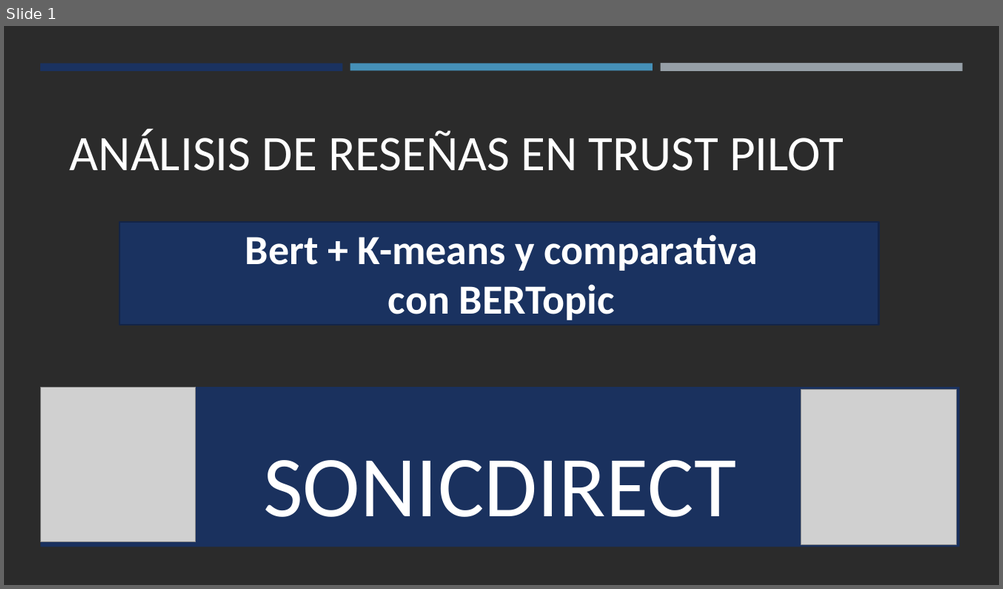
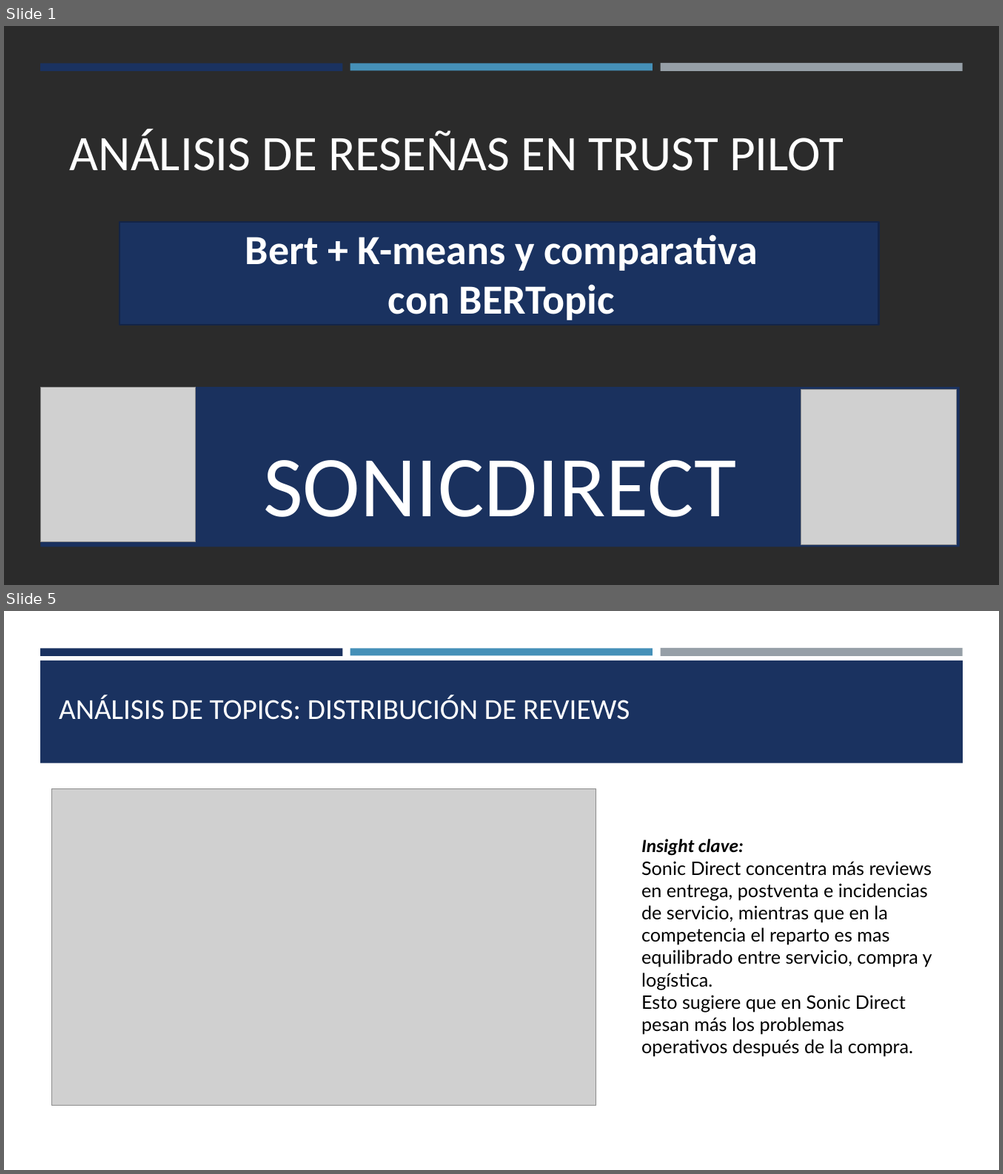
Before and after one commit to OscarFdz24/Proyecto_DeepLearning_NLP_Oscar_Fernandez, a slide deck: Análisis de reseñas en Trust Pilot.pptx. Shown one above the other, each under a label of ours: slide 1 before the commit, slides 1 and 5 after it; the slides between them are not shown. The pictures are 1003x589 and 1003x1174 pixels, drawn with LibreOffice and Linux fonts; fonts in the diff are those of the drawing; grey boxes stand for pictures; background and template pictures are left out; a plain dark background stands for a picture behind light text. Boxes give left, top, right and bottom in pixels: in the first picture for what was removed or moved away, otherwise in the second. Text is boxed around its words. In the diff, an @@ line names an element or a change of style, - is before the commit and + after.

```diff
--- a/Análisis de reseñas en Trust Pilot.pptx
+++ b/Análisis de reseñas en Trust Pilot.pptx
@@ slide 5 added at bbox=[4, 611, 999, 1170], background #FFFFFF @@
@@ rectangle added at bbox=[40, 648, 343, 655], fill #1A3260 @@
@@ rectangle added at bbox=[350, 648, 652, 655], fill #4590B8 @@
@@ rectangle added at bbox=[660, 648, 962, 657], fill #969FA7 @@
@@ rectangle added at bbox=[40, 661, 963, 763], fill #1A3260 @@
@@ title added at bbox=[59, 695, 629, 720], 28 pt, text #FFFFFF @@
+ANÁLISIS DE TOPICS: DISTRIBUCIÓN DE REVIEWS
@@ picture added at bbox=[52, 789, 597, 1105] @@
@@ text added at bbox=[641, 839, 932, 1057], 18 pt, text #000000 @@
+Insight clave:
+Sonic Direct concentra más reviews en entrega, postventa e incidencias de servicio, mientras que en la competencia el reparto es mas equilibrado entre servicio, compra y logística.
+Esto sugiere que en Sonic Direct pesan más los problemas operativos después de la compra.
```
Also in this commit, not shown: 3 slides changed, 6 other slides added, 4 slides removed, 3 other files.
